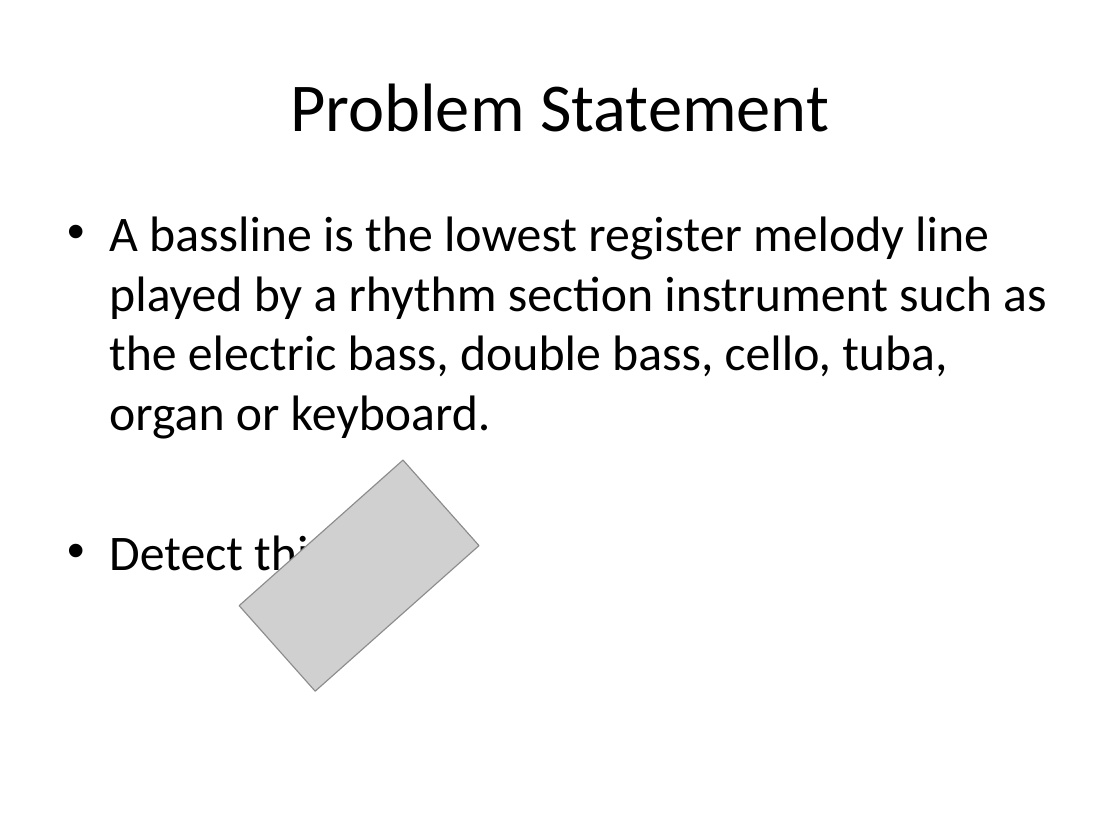
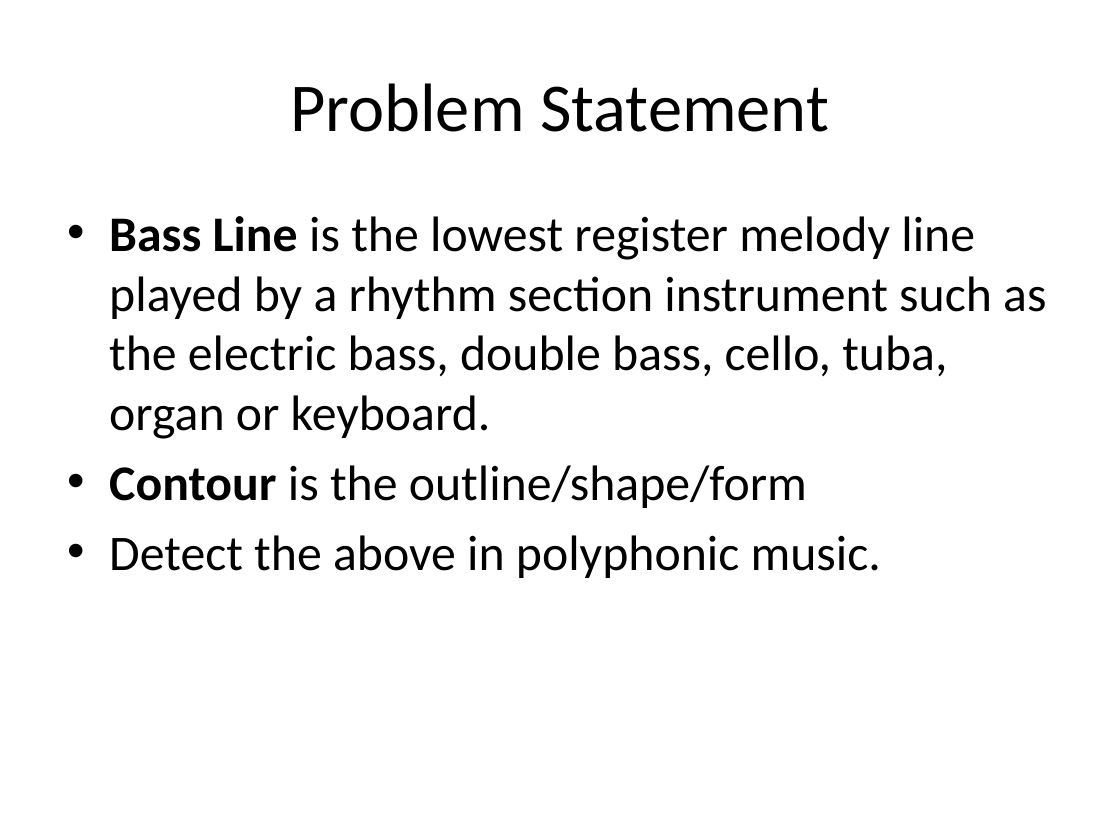
Before and after one commit to govind678/Bass-Line-Detection, a slide deck: slide 2 of Presentation1.pptx. Drawn at 1120x840 pixels with LibreOffice and Linux fonts; fonts in the diff are those of the drawing; grey boxes stand for pictures. Boxes give left, top, right and bottom in pixels: in the first picture for what was removed or moved away, otherwise in the second. Text is boxed around its words. In the diff, an @@ line names an element or a change of style, - is before the commit and + after.

```diff
--- a/Presentation1.pptx
+++ b/Presentation1.pptx
@@ text at (109, 216, 1046, 578): text changed @@
-• A bassline is the lowest register melody line played by a rhythm section instrument such as the electric bass, double bass, cello, tuba, organ or keyboard.
-• Detect this
+• Bass Line is the lowest register melody line played by a rhythm section instrument such as the electric bass, double bass, cello, tuba, organ or keyboard.
+• Contour is the outline/shape/form
+• Detect the above in polyphonic music.
@@ picture removed at (240, 460, 480, 691) @@
```
Also in this commit, not shown: 2 other slides changed, 3 slides added, 2 slides removed, 1 other file.
